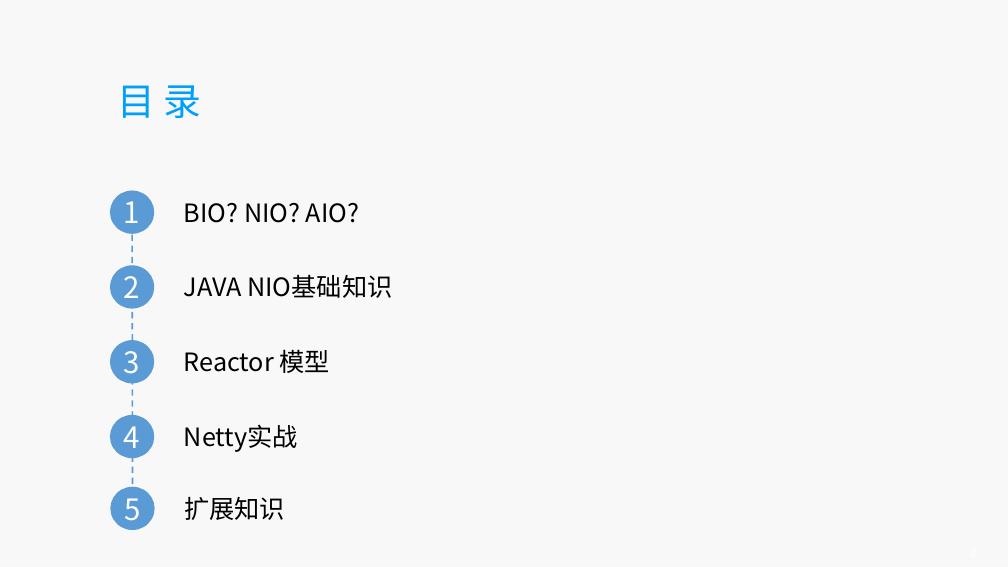
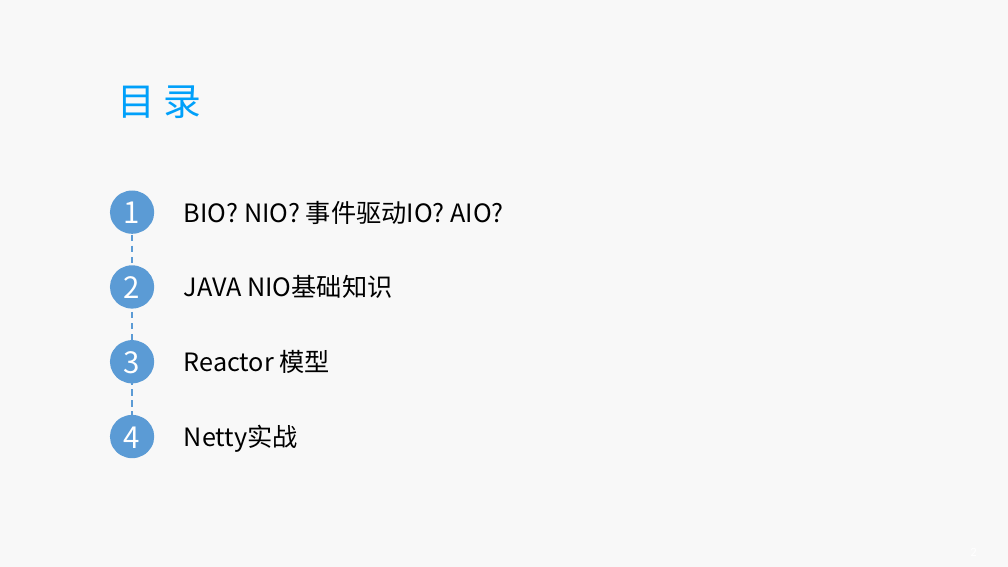
Before and after one commit to stupidsupermanla/netty_study, a slide deck: slide 2 of ppt/NIO&NETTY初窥.pptx. Drawn at 1008x567 pixels with LibreOffice and Linux fonts; fonts in the diff are those of the drawing; background and template pictures are left out. Boxes give left, top, right and bottom in pixels: in the first picture for what was removed or moved away, otherwise in the second. Text is boxed around its words. In the diff, an @@ line names an element or a change of style, - is before the commit and + after.

```diff
--- a/ppt/NIO&NETTY初窥.pptx
+++ b/ppt/NIO&NETTY初窥.pptx
@@ line moved from (132, 191) - (132, 487) to (132, 191) - (132, 415) @@
@@ text at (184,200,503,224): text changed @@
-BIO? NIO? AIO?
+BIO? NIO? 事件驱动IO? AIO?
@@ ellipse removed at (110,487,155,530) @@
-5
@@ text removed at (184,497,285,520) @@
-扩展知识
```
Also in this commit, not shown: 3 other slides changed, 3 slides added, 1 slide removed, 1 other file.
